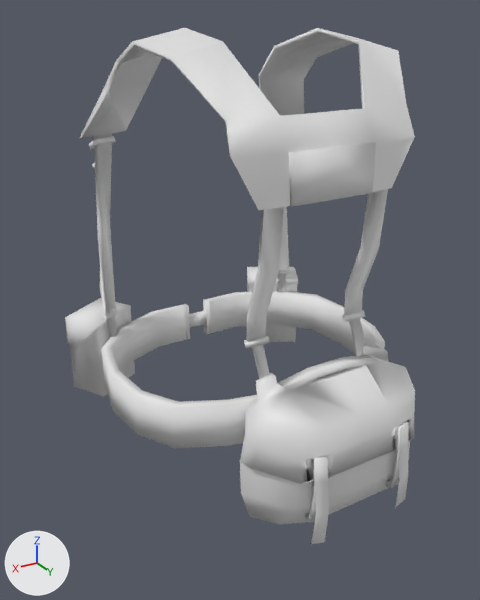
The FBX model project/Shark and Peach's Military Uniform Improvements/contents/mods/SMUI/media/models_x/skinned/clothes/M_M1956Webbing.fbx: old version first, new version second.
Camera for both pictures: a 50 mm lens placed at (0.00267, 0.0047, 0.00834), pointed at (0.00004, 0.00031, 0.00614). Arrows for +X, +Y and +Z are at lower left; the lights stay in place. Where no turn or scale is listed for an object, it has been applied to the vertices. Vertices at the same position are counted once.

Objects in the first picture: 'M1956.073'.
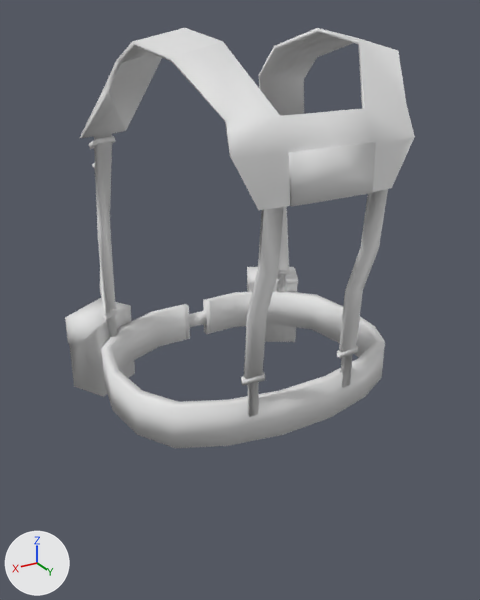
Commit message: More progress on M1956 webbing

Scene script edits in JSON lines:
```json
{"block": "me_adobe_dimension_016_adobe_dimension_136", "where": "# used by ob_m1956_073; location = (0.0, 0.000462, 0.003792)"}
{"op": "remove", "block": "me_adobe_dimension_016_adobe_dimension_136", "code": "me_adobe_dimension_016_adobe_dimension_136.from_pydata(...)  # 1479 vertices, 2888 faces; spans x -0.00125..0.00124, y -0.00142..0.00146, z -0.00038..0.00447"}
{"op": "add", "block": "me_adobe_dimension_016_adobe_dimension_136", "code": "me_adobe_dimension_016_adobe_dimension_136.from_pydata(...)  # 1299 vertices, 2533 faces; spans x -0.00125..0.00124, y -0.00142..0.00096, z -0.00038..0.00447"}
{"block": "me_adobe_dimension_016_adobe_dimension_136", "change": "me_adobe_dimension_016_adobe_dimension_136 part 1: the loose piece of 183 vertices spanning x -0.00076..0.00071, y 0.00071..0.00146, z 0.00112..0.00225 is deleted"}
{"block": "me_adobe_dimension_016_adobe_dimension_136", "change": "me_adobe_dimension_016_adobe_dimension_136 part 2: 22 vertices moved from x -0.00035..0.00053, y 0.00069..0.00088, z 0.00217..0.00248 to x -0.00035..0.00053, y 0.00066..0.00071, z 0.00183..0.00216; 18 vertices removed from x -0.00052..-0.00033, y 0.00071..0.00089, z 0.00217..0.00248; 19 vertices added at x -0.00052..-0.00033, y 0.00068..0.00073, z 0.00182..0.00216"}
```

Changed parts and their boxes (x1, y1, x2, y2) in the pictures (480 x 600 px; the box of a moved part takes in the faces that stretch with it):
```json
{"object": "M1956.073", "change": "reshaped", "before": [65, 28, 415, 544], "after": [65, 28, 415, 448]}
{"part": 1, "of": "me_adobe_dimension_016_adobe_dimension_136", "change": "deleted", "before": [240, 346, 415, 544]}
{"part": 2, "of": "me_adobe_dimension_016_adobe_dimension_136", "change": "moved or reshaped", "before": [244, 290, 366, 379], "after": [241, 290, 363, 417]}
```
